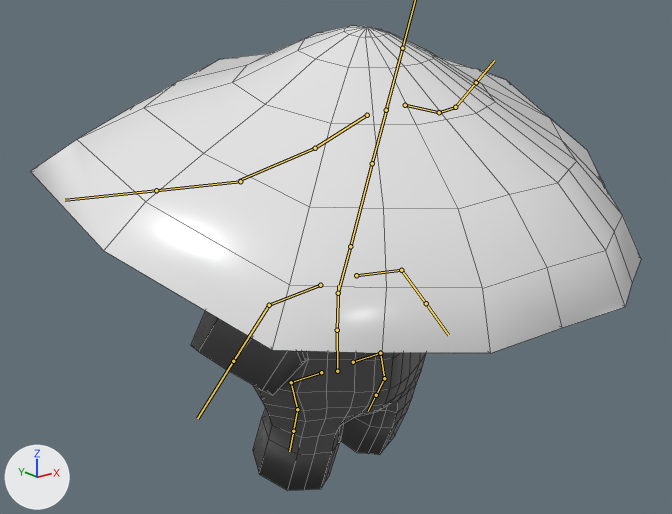
What one commit did to the FBX model Assets/Models/Donko/DonkoAnimd.fbx.
One viewpoint serves both versions: a camera (50 mm lens) standing at (-6.11, -7.62, 5.48) and looking at (-0.06, -0.05, 2.45). Lighting does not change. The marker at lower left points along +X, +Y and +Z. Both versions are drawn at frame 1 of the action 'Armature.000|FallNoStart'; the numbers are the values there. The bones that bend it are drawn over the model as lines. Mesh edges are drawn as thin lines.

The first picture shows 'Mushroom 2.001'.
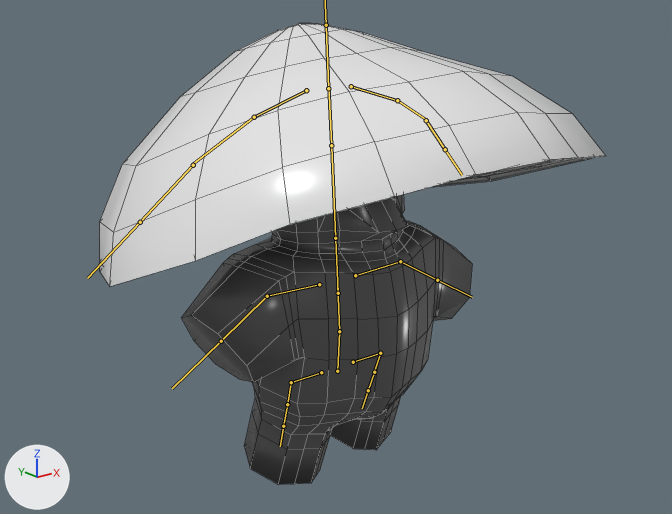
The change in detail:
Bone 'SpineBase' (bone_spinebase) turns from (0, 0, -1) to (0, 0, 5) degrees about its own x, y and z.
Bone 'SpineMid' (bone_spinemid) turns from (0, 0, 3) to (0, 0, -9) degrees about its own x, y and z.
Bone 'SpineUpper' (bone_spineupper) turns from (0, 0, 17) to (0, 0, 0) degrees about its own x, y and z.
Bone 'SpineHead' (bone_spinehead) turns from (0, 10, 0) to (0, 0, 0) degrees about its own x, y and z.
Bone 'CapMid_L' (bone_capmid_l) turns from (10, 0, 0) to (0, 0, 0) degrees about its own x, y and z.
Bone 'CapEdge_L' (bone_capedge_l) turns from (19, -1, -1) to (-11, -1, -1) degrees about its own x, y and z.
Bone 'CapMid_R' (bone_capmid_r) turns from (0, 0, 0) to (-10, 0, 0) degrees about its own x, y and z.
Bone 'CapEdge_R' (bone_capedge_r) turns from (19, -1, -1) to (-11, -1, -1) degrees about its own x, y and z.
Bone 'Shoulder_L' (bone_shoulder_l) turns from (0, 0, -6) to (0, 0, 2) degrees about its own x, y and z.
Bone 'Arm_L' (bone_arm_l) turns from (0, 0, -25) to (0, 0, -13) degrees about its own x, y and z.
Bone 'Shoulder_R' (bone_shoulder_r) turns from (0, 0, 6) to (0, 0, -2) degrees about its own x, y and z.
Bone 'Arm_R' (bone_arm_r) turns from (0, 0, 25) to (0, 0, 13) degrees about its own x, y and z.
Bone 'LegUpper_L' (bone_legupper_l) turns from (0, 0, -15) to (0, 0, 21) degrees about its own x, y and z.
Bone 'LegLower_L' (bone_leglower_l) turns from (0, 0, 43) to (0, 0, 0) degrees about its own x, y and z.
Bone 'LegUpper_R' (bone_legupper_r) turns from (0, 0, -21) to (0, 0, 15) degrees about its own x, y and z.
Bone 'LegLower_R' (bone_leglower_r) turns from (0, 0, -37) to (0, 0, 0) degrees about its own x, y and z.

What differs and where, as boxes [x1, y1, x2, y2] in the pictures (672 x 514 px):
'Mushroom 2.001', posed (17% narrower): before [31, 25, 641, 490]; after [100, 24, 606, 484]
bone 'SpineBase', root to tip: before (337, 371) to (337, 330); after (337, 371) to (339, 331)
bone 'SpineMid', root to tip: before (337, 330) to (338, 285); after (339, 331) to (337, 285)
bone 'SpineUpper', root to tip: before (338, 293) to (350, 246); after (338, 293) to (335, 238)
bone 'SpineHead', root to tip: before (350, 246) to (372, 163); after (335, 238) to (331, 145)
bone 'CapMid_L', root to tip: before (439, 112) to (456, 107); after (397, 100) to (427, 120)
bone 'CapEdge_L', root to tip: before (455, 107) to (476, 82); after (426, 120) to (445, 149)
bone 'CapMid_R', root to tip: before (315, 148) to (239, 180); after (254, 117) to (192, 164)
bone 'CapEdge_R', root to tip: before (240, 181) to (156, 190); after (193, 165) to (140, 222)
bone 'Shoulder_L', root to tip: before (356, 275) to (401, 270); after (355, 275) to (400, 261)
bone 'Arm_L', root to tip: before (401, 270) to (426, 303); after (400, 261) to (437, 280)
bone 'Shoulder_R', root to tip: before (320, 285) to (269, 305); after (319, 284) to (267, 296)
bone 'Arm_R', root to tip: before (269, 305) to (233, 361); after (267, 296) to (221, 341)
bone 'LegUpper_L', root to tip: before (380, 353) to (384, 378); after (380, 353) to (374, 372)
bone 'LegLower_L', root to tip: before (384, 378) to (376, 395); after (374, 372) to (368, 390)
bone 'LegUpper_R', root to tip: before (291, 382) to (297, 409); after (291, 382) to (287, 404)
bone 'LegLower_R', root to tip: before (297, 409) to (293, 431); after (287, 404) to (283, 426)
